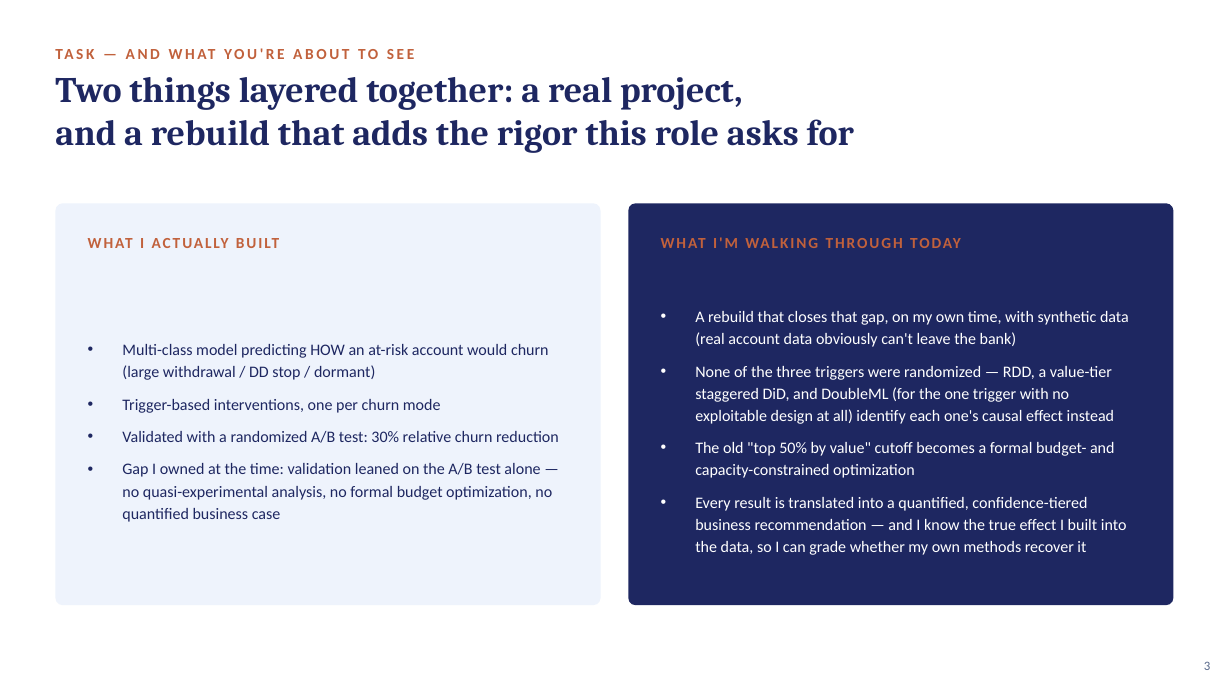
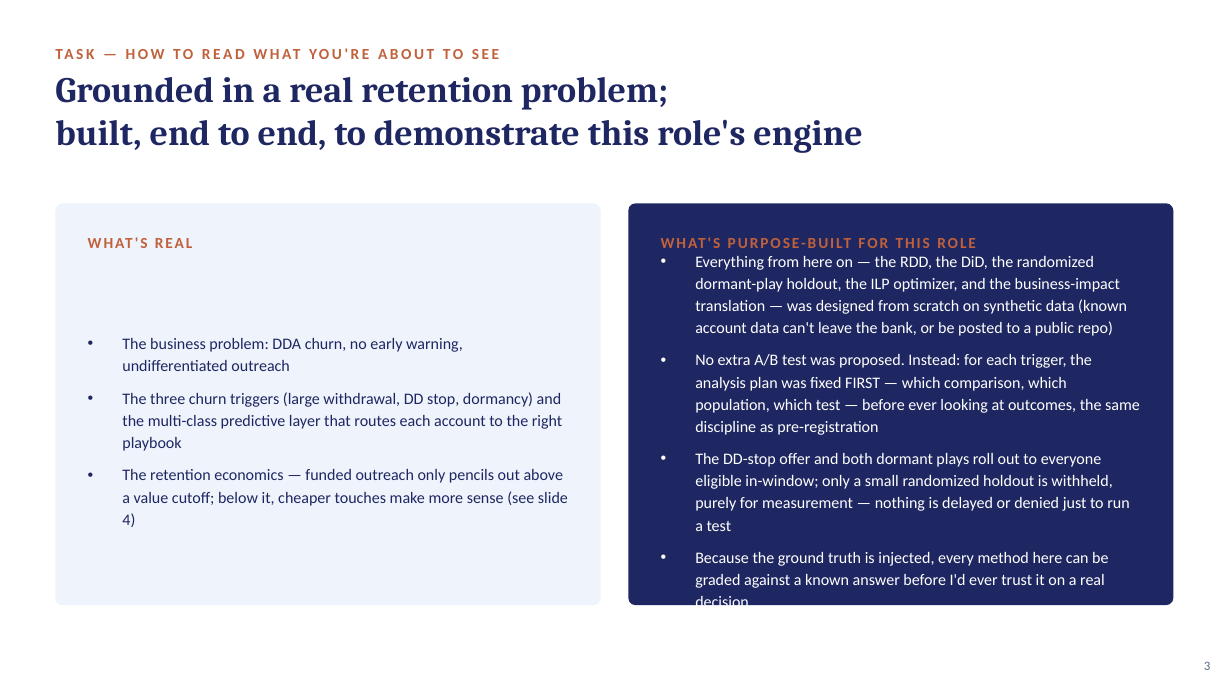
Before and after one commit to crystal1361/DDA-Retention, a slide deck: slide 3 of deck/vanguard_dda_deck.pptx. Drawn at 1232x693 pixels with LibreOffice and Linux fonts; fonts in the diff are those of the drawing. Boxes give left, top, right and bottom in pixels: in the first picture for what was removed or moved away, otherwise in the second. Text is boxed around its words. In the diff, an @@ line names an element or a change of style, - is before the commit and + after.

Commit message:
Rebuild deck/: 20-slide redesign (deck, Q&A doc, speech script)

```diff
--- a/deck/vanguard_dda_deck.pptx
+++ b/deck/vanguard_dda_deck.pptx
@@ text at <box>76,49,353,103</box>: text changed @@
-WHAT I ACTUALLY BUILT
+WHAT'S REAL
@@ text at <box>472,49,745,146</box>: text changed @@
-WHAT I'M WALKING THROUGH TODAY
+WHAT'S PURPOSE-BUILT FOR THIS ROLE
@@ text at <box>55,77,862,153</box>: text changed @@
-Two things layered together: a real project,
-and a rebuild that adds the rigor this role asks for
+Grounded in a real retention problem;
+built, end to end, to demonstrate this role's engine
@@ text at <box>218,124,534,505</box>: text changed @@
-TASK — AND WHAT YOU'RE ABOUT TO SEE
+TASK — HOW TO READ WHAT YOU'RE ABOUT TO SEE
@@ text at <box>695,256,1140,588</box>: text changed @@
-• A rebuild that closes that gap, on my own time, with synthetic data (real account data obviously can't leave the bank)
-• None of the three triggers were randomized — RDD, a value-tier staggered DiD, and DoubleML (for the one trigger with no exploitable design at all) identify each one's causal effect instead
-• The old "top 50% by value" cutoff becomes a formal budget- and capacity-constrained optimization
-• Every result is translated into a quantified, confidence-tiered business recommendation — and I know the true effect I built into the data, so I can grade whether my own methods recover it
+• Everything from here on — the RDD, the DiD, the randomized dormant-play holdout, the ILP optimizer, and the business-impact translation — was designed from scratch on synthetic data (known account data can't leave the bank, or be posted to a public repo)
+• No extra A/B test was proposed. Instead: for each trigger, the analysis plan was fixed FIRST — which comparison, which population, which test — before ever looking at outcomes, the same discipline as pre-registration
+• The DD-stop offer and both dormant plays roll out to everyone eligible in-window; only a small randomized holdout is withheld, purely for measurement — nothing is delayed or denied just to run a test
+• Because the ground truth is injected, every method here can be graded against a known answer before I'd ever trust it on a real decision
@@ text at <box>122,338,568,527</box>: text changed @@
-• Multi-class model predicting HOW an at-risk account would churn (large withdrawal / DD stop / dormant)
-• Trigger-based interventions, one per churn mode
-• Validated with a randomized A/B test: 30% relative churn reduction
-• Gap I owned at the time: validation leaned on the A/B test alone — no quasi-experimental analysis, no formal budget optimization, no quantified business case
+• The business problem: DDA churn, no early warning, undifferentiated outreach
+• The three churn triggers (large withdrawal, DD stop, dormancy) and the multi-class predictive layer that routes each account to the right playbook
+• The retention economics — funded outreach only pencils out above a value cutoff; below it, cheaper touches make more sense (see slide 4)
```
Also in this commit, not shown: 10 other slides changed, 8 slides added, 6 slides removed, 4 other files.
